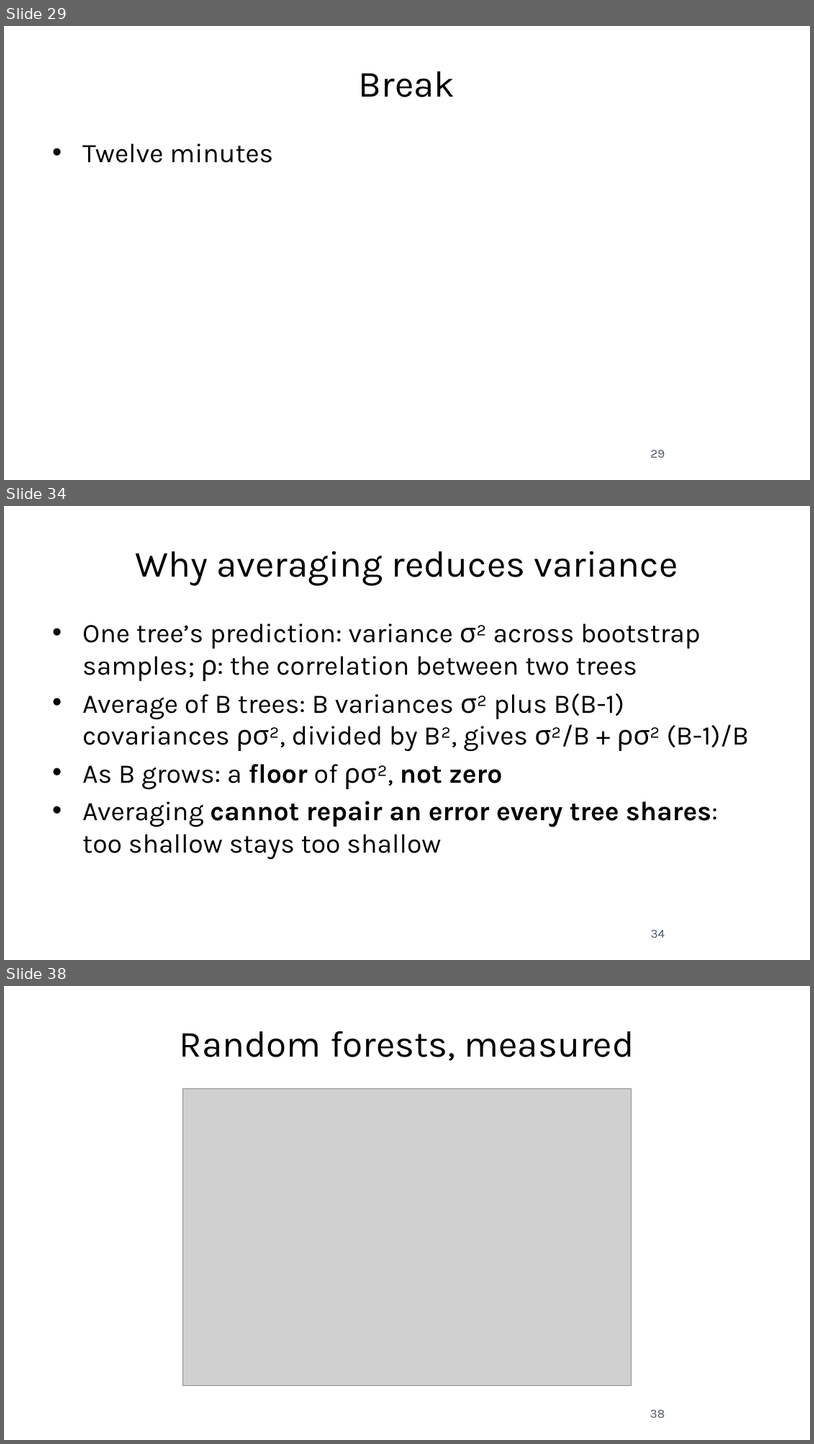
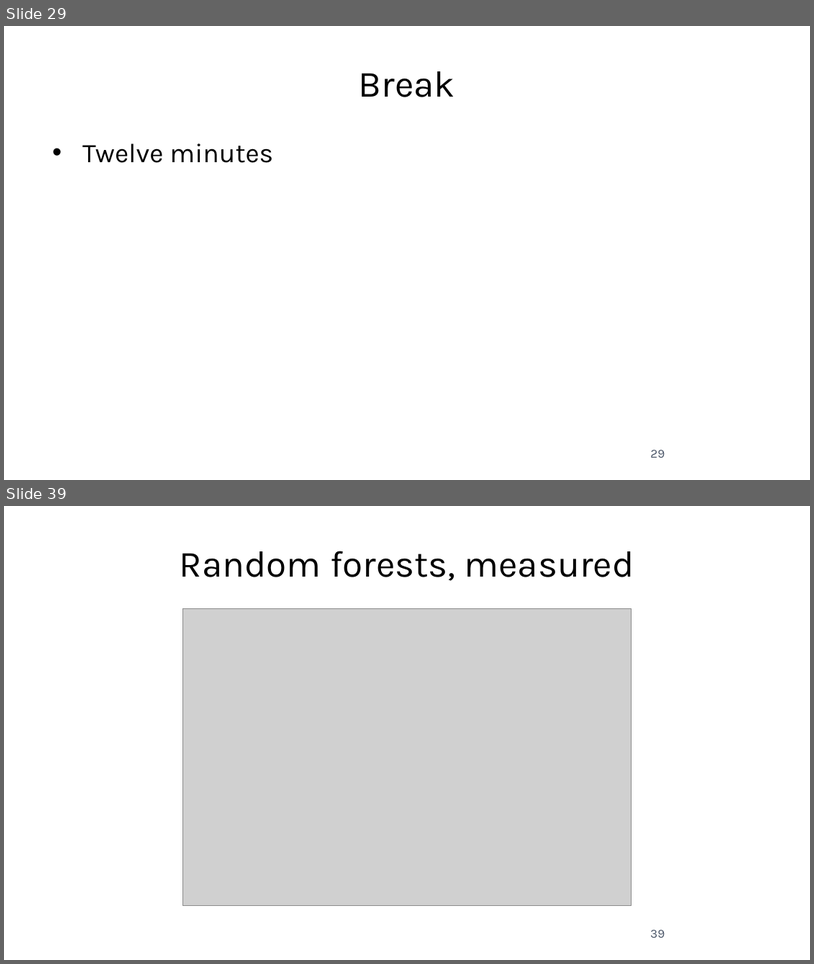
Before and after one commit to fabioantonini/technologies-for-artificial-intelligence, a slide deck: Lessons/07_trees_and_ensembles/Slides/trees_and_ensembles_slides.pptx. Shown one above the other, each under a label of ours: slides 29, 34 and 38 before the commit, slides 29 and 39 after it; the slides between them are not shown. The pictures are 814x1444 and 814x964 pixels, drawn with LibreOffice and Linux fonts; fonts in the diff are those of the drawing; grey boxes stand for pictures; background and template pictures are left out. Boxes give left, top, right and bottom in pixels: in the first picture for what was removed or moved away, otherwise in the second. Text is boxed around its words. In the diff, an @@ line names an element or a change of style, - is before the commit and + after.

```diff
--- a/Lessons/07_trees_and_ensembles/Slides/trees_and_ensembles_slides.pptx
+++ b/Lessons/07_trees_and_ensembles/Slides/trees_and_ensembles_slides.pptx
@@ slide 34 removed at (4, 506, 810, 960), background #FFFFFF @@
@@ title removed at (135, 551, 679, 585) @@
-Why averaging reduces variance
@@ text removed at (82, 623, 749, 859) @@
-• One tree’s prediction: variance σ² across bootstrap samples; ρ: the correlation between two trees
-• Average of B trees: B variances σ² plus B(B-1) covariances ρσ², divided by B², gives σ²/B + ρσ² (B-1)/B
-• As B grows: a floor of ρσ², not zero
-• Averaging cannot repair an error every tree shares: too shallow stays too shallow
@@ page number removed at (651, 929, 666, 937) @@
-34
@@ what was slide 38 is now slide 39 @@
@@ page number at (651, 929, 665, 937): text changed @@
-38
+39
```
Also in this commit, not shown: 10 slides changed, 3 slides added, 1 other slide removed, 17 other files.
